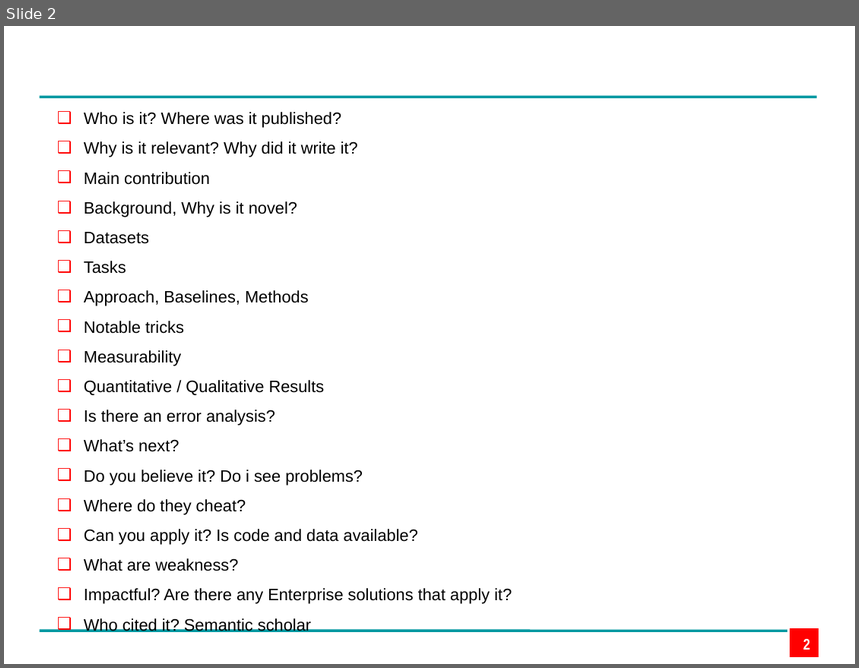
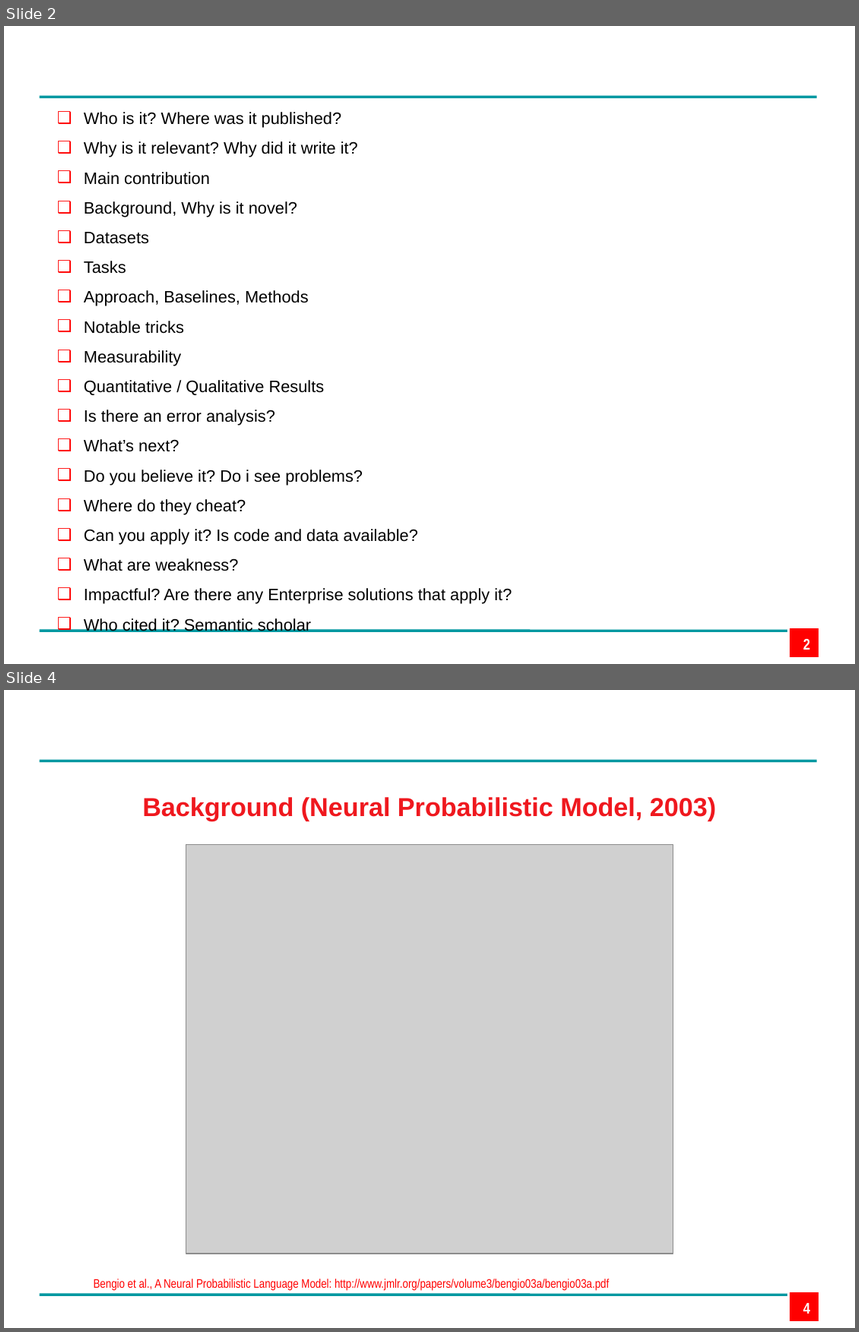
Before and after one commit to edpape007/NLP, a slide deck: Presentation_Subword.pptx. Shown one above the other, each under a label of ours: slide 2 before the commit, slides 2 and 4 after it; the slides between them are not shown. The pictures are 859x668 and 859x1332 pixels, drawn with LibreOffice and Linux fonts; fonts in the diff are those of the drawing; grey boxes stand for pictures; background and template pictures are left out. Boxes give left, top, right and bottom in pixels: in the first picture for what was removed or moved away, otherwise in the second. Text is boxed around its words. In the diff, an @@ line names an element or a change of style, - is before the commit and + after.

Commit message:
Updated background and subword slides

```diff
--- a/Presentation_Subword.pptx
+++ b/Presentation_Subword.pptx
@@ slide 4 added at bbox=[4, 690, 855, 1328], background #FFFFFF; not listed: 3 template elements that a slide beside it also shows @@
@@ text added at bbox=[142, 797, 716, 821], 22 pt, text #EF181E, bold @@
+Background (Neural Probabilistic Model, 2003)
@@ picture added at bbox=[186, 844, 674, 1253] @@
@@ text added at bbox=[94, 1279, 609, 1290], 10.5 pt, text #FF0000 @@
+Bengio et al., A Neural Probabilistic Language Model: http://www.jmlr.org/papers/volume3/bengio03a/bengio03a.pdf
@@ page number added at bbox=[804, 1303, 810, 1314], 13 pt, text #FFFFFF, bold @@
+4
```
Also in this commit, not shown: 5 slides changed, 3 other slides added, 4 slides removed.
